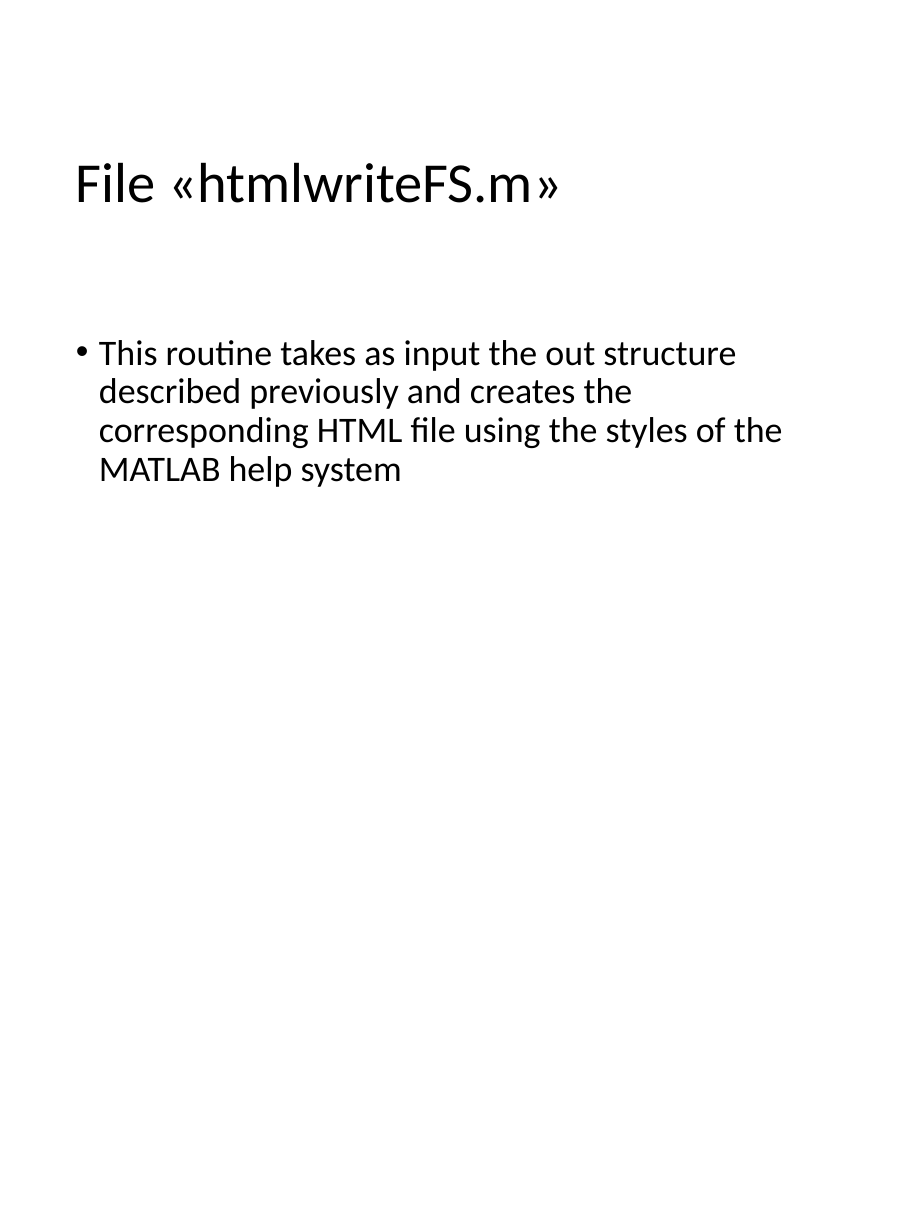
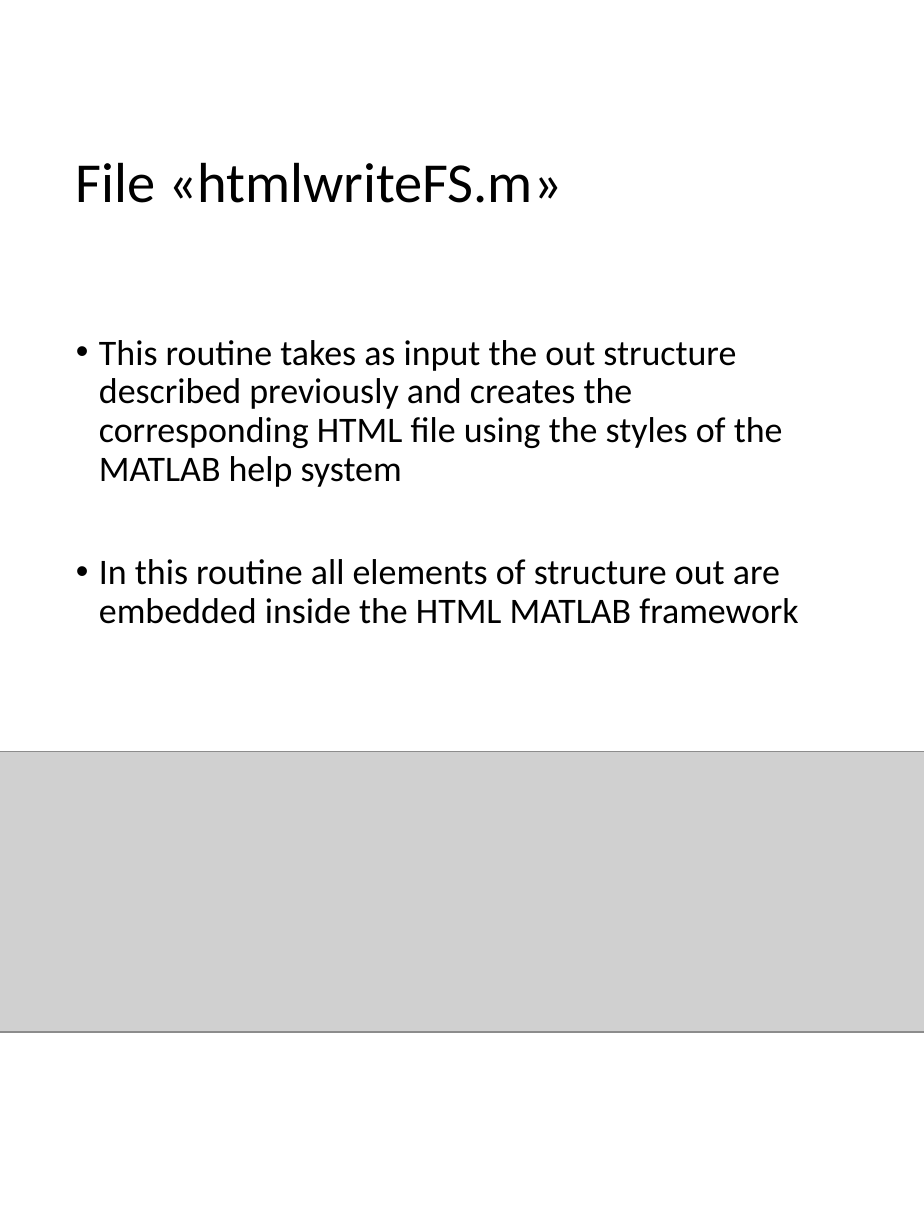
Before and after one commit to kvcorb/FSDA, a slide deck: slide 28 of utilities_help/FlowChart.pptx (slide 7 before the commit). Drawn at 924x1232 pixels with LibreOffice and Linux fonts; fonts in the diff are those of the drawing; grey boxes stand for pictures. Boxes give left, top, right and bottom in pixels: in the first picture for what was removed or moved away, otherwise in the second. Text is boxed around its words. In the diff, an @@ line names an element or a change of style, - is before the commit and + after.

```diff
--- a/utilities_help/FlowChart.pptx
+++ b/utilities_help/FlowChart.pptx
@@ text at [99,559,798,624]: paragraph added @@
+• In this routine all elements of structure out are embedded inside the HTML MATLAB framework
@@ picture added at [0,752,924,1032] @@
```
Also in this commit, not shown: 1 other slide changed, 23 slides added, 5 other files.
